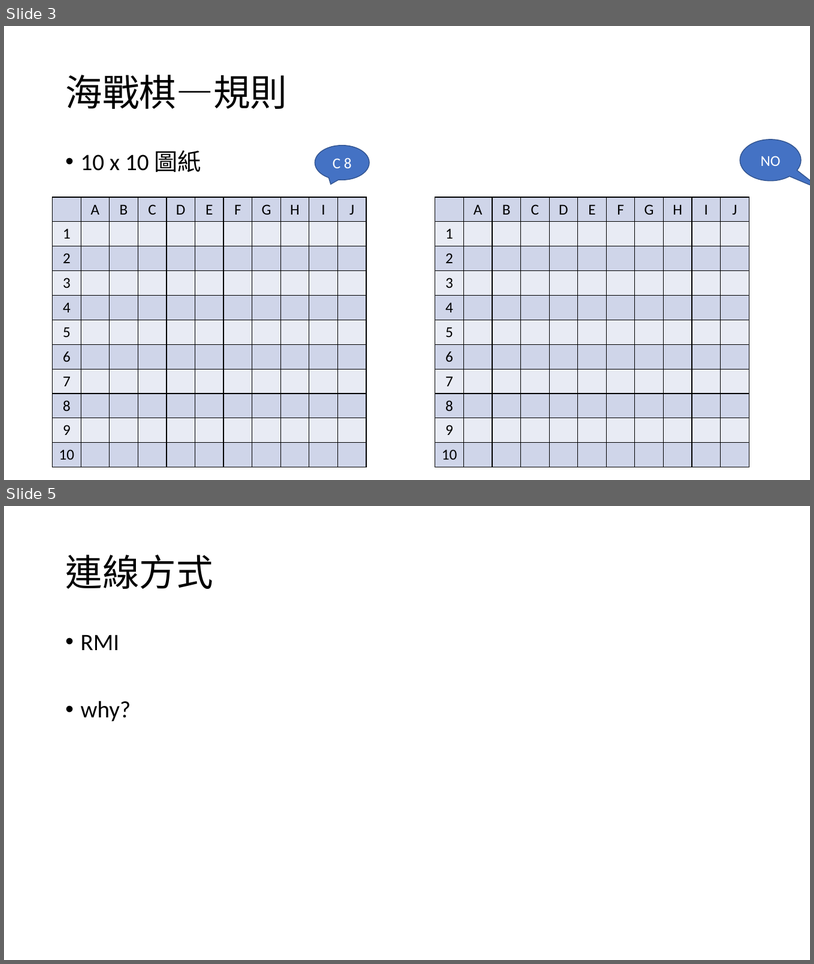
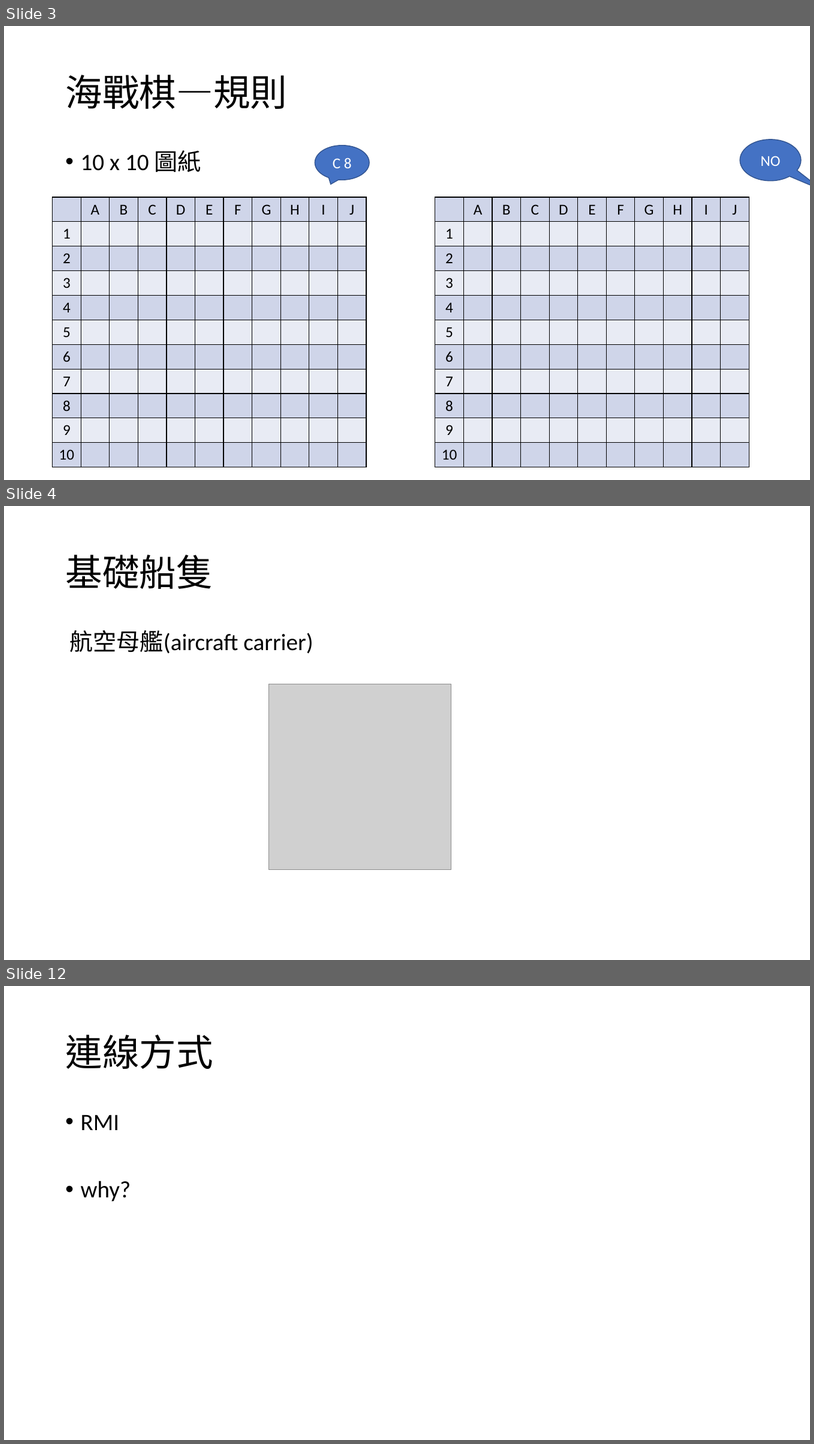
Before and after one commit to Joe-lin-ezra/BattleShip, a slide deck: doc/網路程式設計報告.pptx. Shown one above the other, each under a label of ours: slides 3 and 5 before the commit, slides 3, 4 and 12 after it; the slides between them are not shown. The pictures are 814x964 and 814x1444 pixels, drawn with LibreOffice and Linux fonts; fonts in the diff are those of the drawing; grey boxes stand for pictures. Boxes give left, top, right and bottom in pixels: in the first picture for what was removed or moved away, otherwise in the second. Text is boxed around its words. In the diff, an @@ line names an element or a change of style, - is before the commit and + after.

```diff
--- a/doc/網路程式設計報告.pptx
+++ b/doc/網路程式設計報告.pptx
@@ slide 4 added at [4, 506, 810, 960], background #FFFFFF @@
@@ title added at [65, 555, 213, 589], 44 pt, text #000000 @@
+基礎船隻
@@ text added at [69, 630, 313, 654], 28 pt, text #000000 @@
+航空母艦(aircraft carrier)
@@ picture added at [269, 684, 451, 870] @@
@@ what was slide 5 is now slide 12 @@
```
Also in this commit, not shown: 1 slide changed, 6 other slides added.
